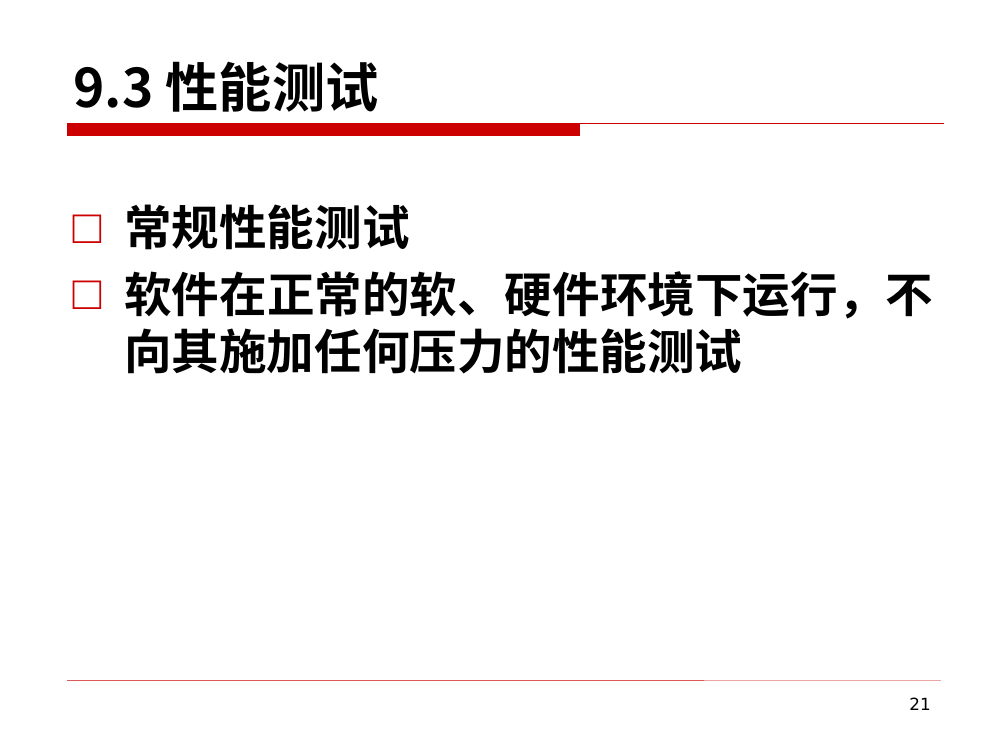
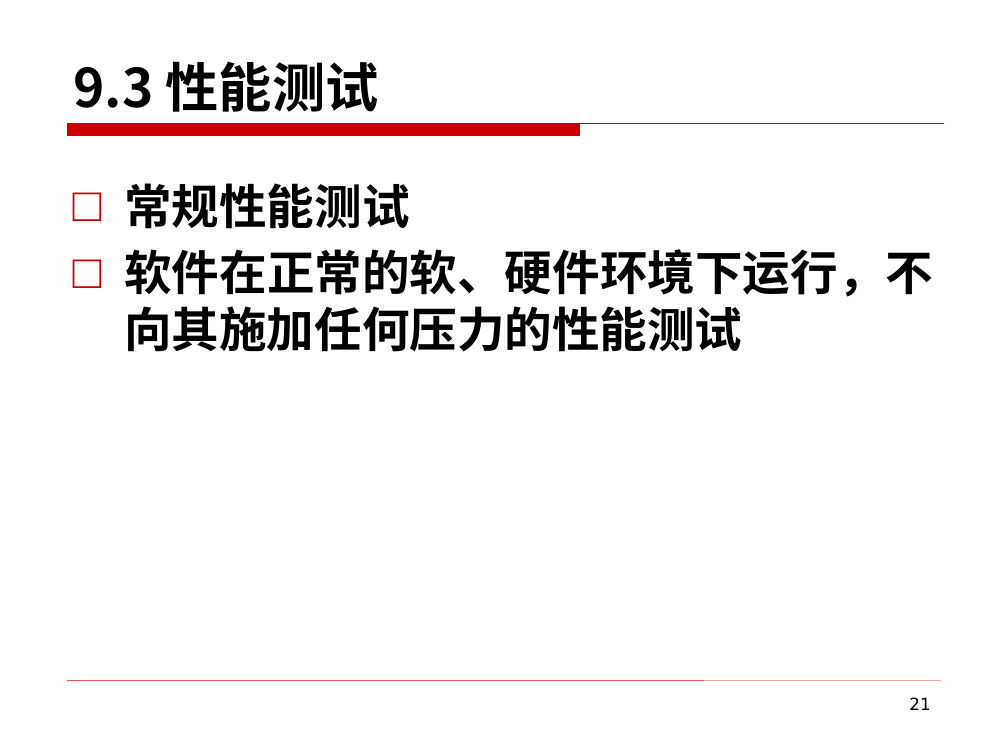
Before and after one commit to edu2act/course-foundation-software-tesing, a slide deck: slide 21 of PPT/第三部分 软件测试应用/9 系统测试.pptx. Drawn at 1008x756 pixels with LibreOffice and Linux fonts; fonts in the diff are those of the drawing; background and template pictures are left out. Boxes give left, top, right and bottom in pixels: in the first picture for what was removed or moved away, otherwise in the second. Text is boxed around its words. In the diff, an @@ line names an element or a change of style, - is before the commit and + after.

Commit message:
系统测试

```diff
--- a/PPT/第三部分 软件测试应用/9 系统测试.pptx
+++ b/PPT/第三部分 软件测试应用/9 系统测试.pptx
@@ text "常规性能测试": place and size @@
-text "常规性能测试" at (124,204,933,374)
+text "常规性能测试" at (124,183,933,352)
```
Also in this commit, not shown: 13 other slides changed, 1 slide removed, 1 other file.
